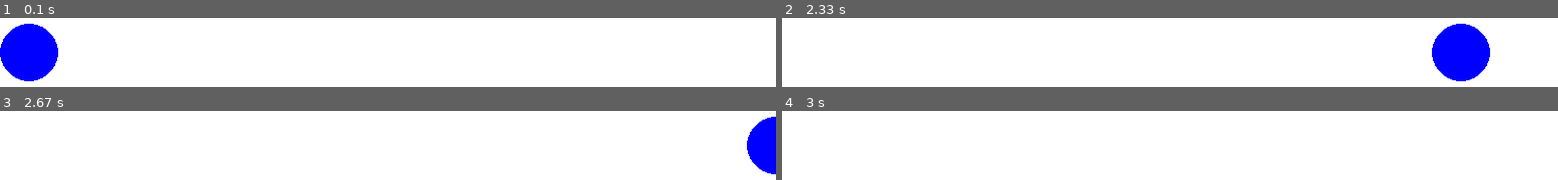
Above: before the commit, frames 1-4 (two rows, left to right).
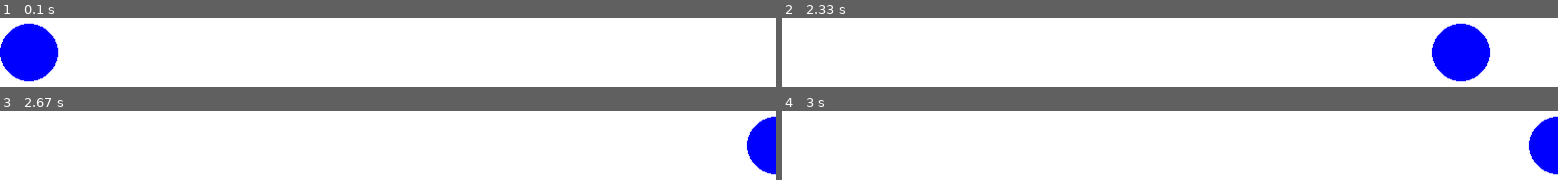
Above: after the commit, the same moments.

Repository: mgax/cs4hs-pygame
Game: pygame game, started from game2014.py
Same seed, same stepped clock (60 frames per second), same inputs: the game is played once before the commit and once after it.
Inputs:
- Up to frame 1 (0.1 s): no input
- Up to frame 2 (2.33 s): no input
- Up to frame 3 (2.67 s): no input
- Up to frame 4 (3 s): no input

Frames 1-3 are identical in both runs. In frame 4, 2.4% of the frame differs, in the area x 96-100%, y 8-92%.

Commit message:
stop at right edge

Diff:
--- a/game2014.py
+++ b/game2014.py
@@ -9,6 +9,9 @@
 
     while True:
         x += 10
+        if x > 800:
+            x = 800
+
         screen.fill(pygame.Color('white'))
         pygame.draw.circle(screen, pygame.Color('blue'), (x, 300), 30)
         pygame.display.flip()
